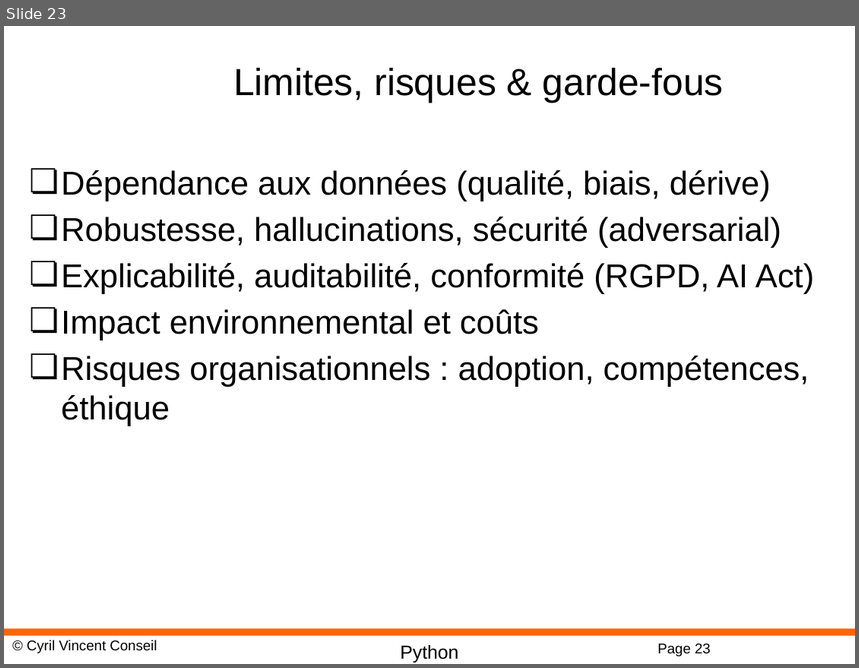
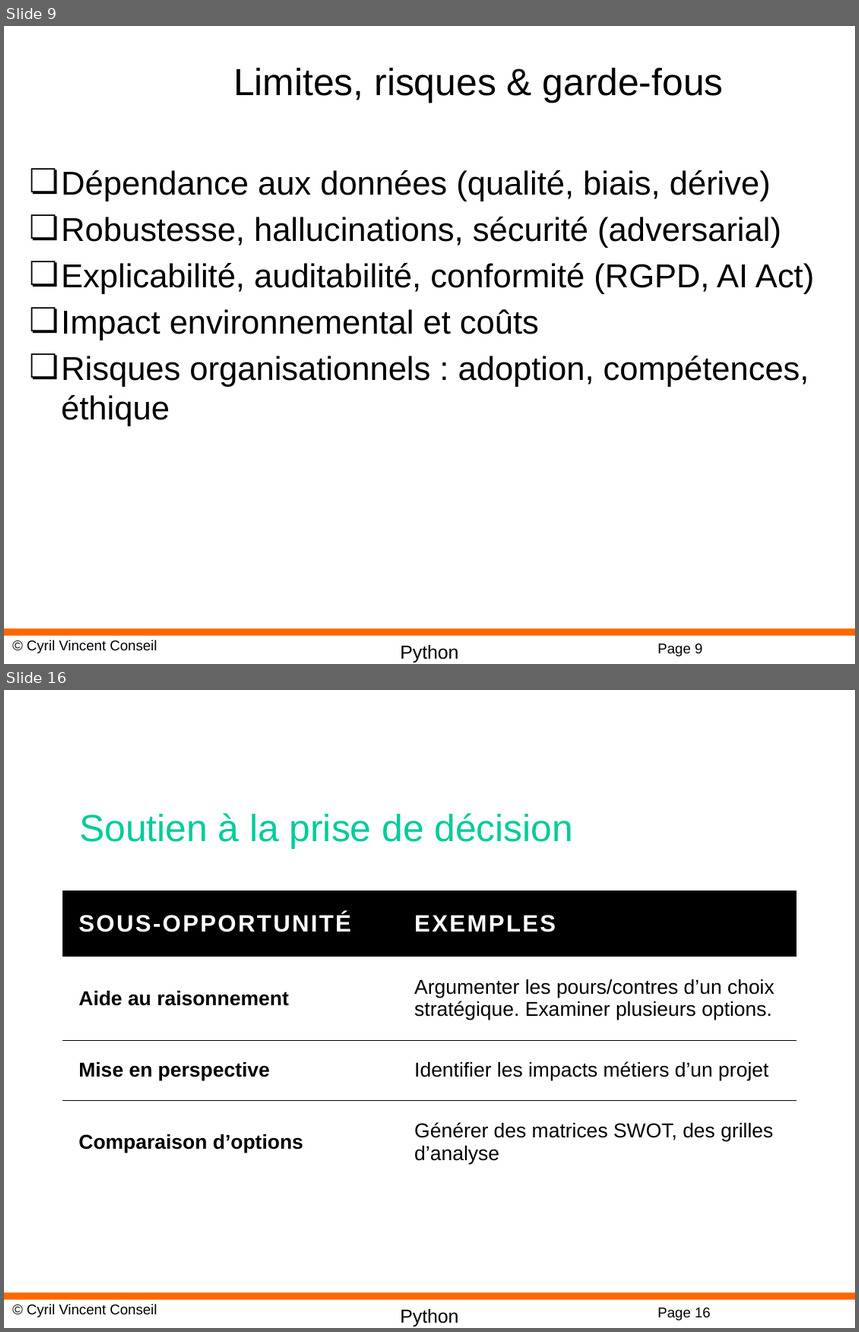
Before and after one commit to cyrilvincent/IA-LLM, a slide deck: AI01-Intro.pptx. Shown one above the other, each under a label of ours: slide 23 before the commit, slides 9 and 16 after it; the slides between them are not shown. The pictures are 859x668 and 859x1332 pixels, drawn with LibreOffice and Linux fonts; fonts in the diff are those of the drawing; background and template pictures are left out. Boxes give left, top, right and bottom in pixels: in the first picture for what was removed or moved away, otherwise in the second. Text is boxed around its words. In the diff, an @@ line names an element or a change of style, - is before the commit and + after.

```diff
--- a/AI01-Intro.pptx
+++ b/AI01-Intro.pptx
@@ slide 16 added at [4,690,855,1328], background #FFFFFF; not listed: 4 template elements that a slide beside it also shows @@
@@ title added at [79,813,574,849], 32 pt, text #00CC99 @@
+Soutien à la prise de décision
@@ table added at [63,891,797,1185], 4 rows, 2 columns @@
+SOUS-OPPORTUNITÉ | EXEMPLES
+Aide au raisonnement | Argumenter les pours/contres d’un choix stratégique. Examiner plusieurs options.
+Mise en perspective | Identifier les impacts métiers d’un projet
+Comparaison d’options | Générer des matrices SWOT, des grilles d’analyse
@@ what was slide 23 is now slide 9 @@
@@ page number at [658,644,702,657]: text changed @@
-Page 23
+Page 9
```
Also in this commit, not shown: 7 other slides added, 27 slides removed, 15 other files.
